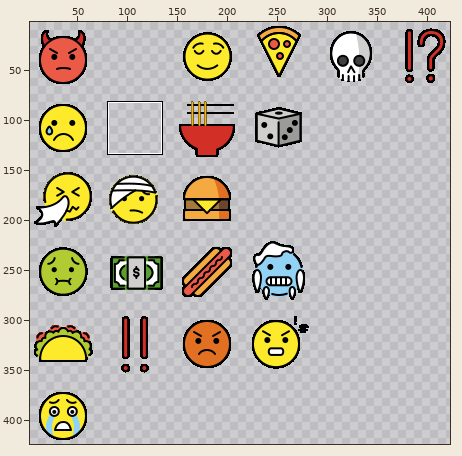
Edited in one commit: sprite sheet (assets/emoji.png). The picture above shows the old version from afar; the outline marks the close-up.
Close-up. Before the commit:
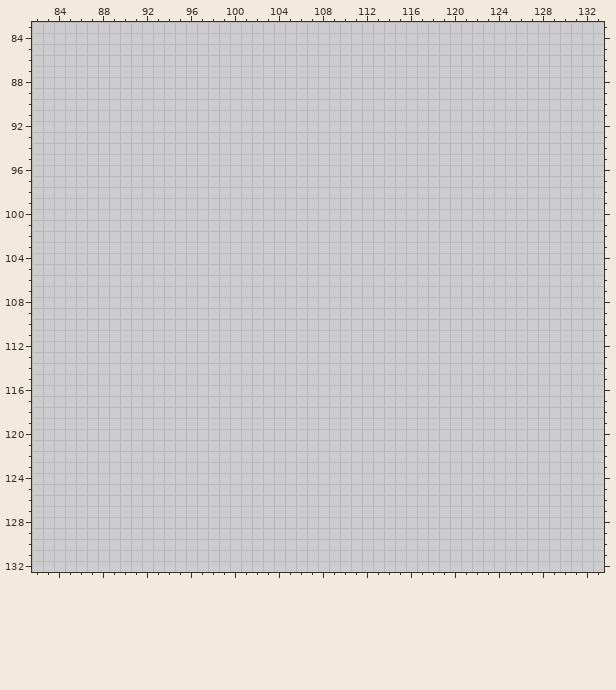
The file is 360x432 pixels. Colours within 5 levels of each other are drawn and written as one. Shown: x 82..133, y 83..132. The old version is drawn lined up with the new one. The wide view leaves out empty margins. The commit also changed other parts of the picture, which this record leaves out.
After:
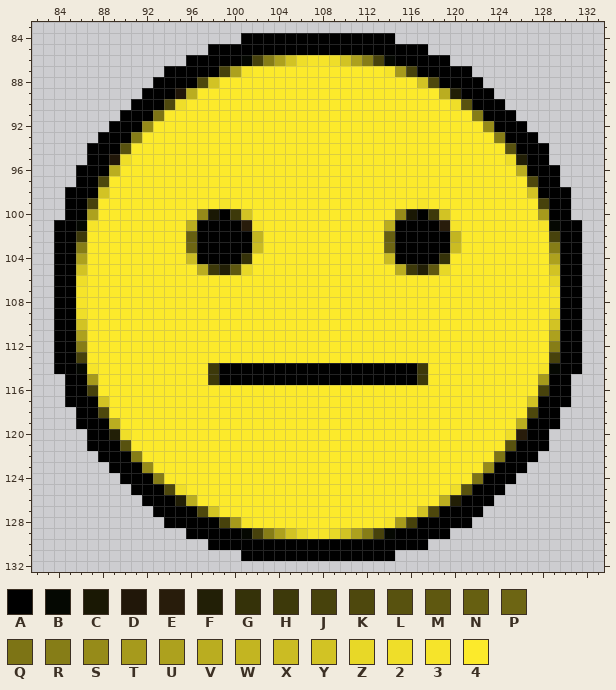
Palette (. is transparent): A #000000  B #050802  C #1a1804  D #211709  E #281c0b  F #221f06  G #353209  H #3d390a  J #47420c  K #4e480d  L #58520f  M #5f5810  N #665f11  P #6d6513  Q #7d7415  R #867d17  S #968b19  T #a69a1c  U #ada11e  V #baad20  W #c3b521  X #cbbc23  Y #d2c324  Z #e8d827  2 #efde29  3 #f6e42a  4 #fcea2b
The exact change:
canvas 360x432 -> 432x432; drawings rearranged on the sheet (the old picture shows each at its new place)
y 84: x 101..114 .............. -> AAAAAAAAAAAAAA
y 85: x 98..117 .................... -> AAAAAAAAAAAAAAAAAAAA
y 86: x 96..119 ........................ -> AAAAABJRUY2332YURJBAAAAA
y 87: x 94..121 ............................ -> AAAAAJU34444444444443TJAAAAA
y 88: x 93..122 .............................. -> AAAAKY444444444444444444YKAAAA
y 89: x 92..123 ................................ -> AAADV4444444444444444444444VFAAA
y 90: x 91..124 .................................. -> AAAK24444444444444444444444442LAAA
y 91: x 90..125 .................................... -> AAAQ4444444444444444444444444444RAAA
y 92: x 89..126 ...................................... -> AAAS444444444444444444444444444444SAAA
y 93: x 88..127 ........................................ -> AAAR44444444444444444444444444444444RAAA
y 94: x 87..128 .......................................... -> AAAL4444444444444444444444444444444444LAAA
y 95: x 87..128 .......................................... -> AAD244444444444444444444444444444444442FAA
y 96: x 86..129 ............................................ -> AAAV444444444444444444444444444444444444VAAA
y 97: x 86..129 ............................................ -> AAK44444444444444444444444444444444444444KAA
y 98: x 85..130 .............................................. -> AAAY44444444444444444444444444444444444444YAAA
y 99: x 85..130 .............................................. -> AAJ4444444444434444444444444444434444444444JAA
y 100: x 85..130 .............................................. -> AAU444444444SCAHY4444444444444SCAHY44444444TAA
y 101: x 84..131 ................................................ -> AAB344444444VAAAAE344444444444VAAAAE344444443BAA
y 102: x 84..131 ................................................ -> AAH444444444NAAAAAW44444444444NAAAAAW44444444JAA
y 103: x 84..131 ................................................ -> AAR444444444PAAAAAX44444444444PAAAAAX44444444RAA
y 104: x 84..131 ................................................ -> AAU444444444XAAAAG444444444444XAAAAG444444444UAA
y 105: x 84..131 ................................................ -> AAY4444444444VHFMZ4444444444444VHFMZ444444444YAA
y 106: x 84..131 ................................................ -> AA2444444444444444444444444444444444444444444ZAA
y 107..108: x 84..131 ................................................ -> AA34444444444444444444444444444444444444444443AA
y 109: x 84..131 ................................................ -> AA2444444444444444444444444444444444444444444ZAA
y 110: x 84..131 ................................................ -> AAY444444444444444444444444444444444444444444YAA
y 111: x 84..131 ................................................ -> AAU444444444444444444444444444444444444444444UAA
y 112: x 84..131 ................................................ -> AAR444444444444444444444444444444444444444444RAA
y 113: x 84..131 ................................................ -> AAJ444444444444444444444444444444444444444444JAA
y 114: x 84..131 ................................................ -> AAB34444444444HAAAAAAAAAAAAAAAAAAH44444444443BAA
y 115: x 85..130 .............................................. -> AAT4444444444HAAAAAAAAAAAAAAAAAAH4444444444TAA
y 116: x 85..130 .............................................. -> AAJ4444444444444444444444444444444444444444JAA
y 117: x 85..130 .............................................. -> AAAY44444444444444444444444444444444444444YAAA
y 118: x 86..129 ............................................ -> AAK44444444444444444444444444444444444444KAA
y 119: x 86..129 ............................................ -> AAAV444444444444444444444444444444444444VAAA
y 120: x 87..128 .......................................... -> AAF244444444444444444444444444444444442EAA
y 121: x 87..128 .......................................... -> AAAL4444444444444444444444444444444444LAAA
y 122: x 88..127 ........................................ -> AAAR44444444444444444444444444444444QAAA
y 123: x 89..126 ...................................... -> AAAS444444444444444444444444444444SAAA
y 124: x 90..125 .................................... -> AAAR4444444444444444444444444444QAAA
y 125: x 91..124 .................................. -> AAAK24444444444444444444444442LAAA
y 126: x 92..123 ................................ -> AAAFV4444444444444444444444VFAAA
y 127: x 93..122 .............................. -> AAAAKY444444444444444444YKAAAA
y 128: x 94..121 ............................ -> AAAAAJT34444444444443TJAAAAA
y 129: x 96..119 ........................ -> AAAAABJRUYZ33ZYURJBAAAAA
y 130: x 98..117 .................... -> AAAAAAAAAAAAAAAAAAAA
y 131: x 101..114 .............. -> AAAAAAAAAAAAAA
